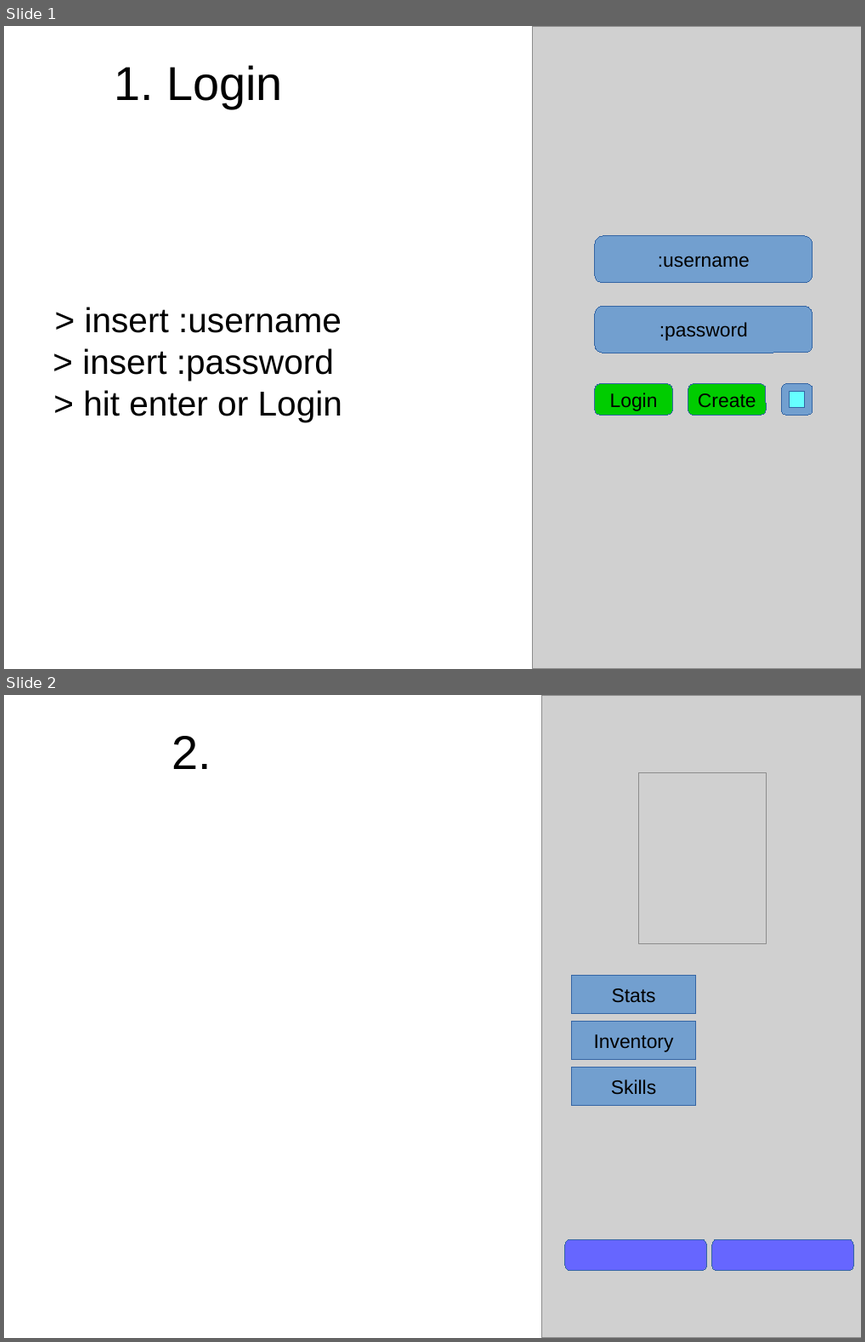
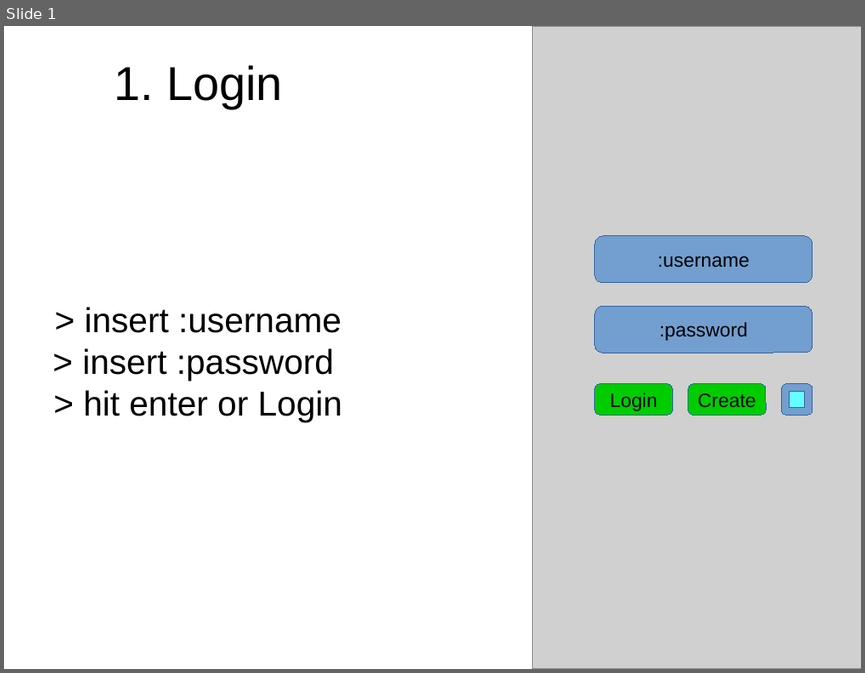
Before and after one commit to szEIgo/rotation, a slide deck: Docs/Rotation Perfekter.odp. Shown one above the other, each under a label of ours: slides 1 and 2 before the commit, slide 1 after it. The pictures are 865x1342 and 865x673 pixels, drawn with LibreOffice and Linux fonts; fonts in the diff are those of the drawing; grey boxes stand for pictures. Boxes give left, top, right and bottom in pixels: in the first picture for what was removed or moved away, otherwise in the second. Text is boxed around its words. In the diff, an @@ line names an element or a change of style, - is before the commit and + after.

```diff
--- a/Docs/Rotation Perfekter.odp
+++ b/Docs/Rotation Perfekter.odp
@@ slide 2 removed at (4, 695, 861, 1338), background #FFFFFF @@
@@ picture removed at (541, 695, 861, 1338) @@
@@ title removed at (171, 736, 211, 769) @@
-2.
@@ picture removed at (638, 772, 766, 944) @@
@@ rectangle removed at (572, 975, 696, 1014) @@
-Stats
@@ rectangle removed at (572, 1021, 696, 1060) @@
-Inventory
@@ rectangle removed at (572, 1066, 696, 1106) @@
-Skills
@@ rounded rectangle removed at (565, 1239, 707, 1270) @@
@@ rounded rectangle removed at (712, 1239, 854, 1270) @@
```
Also in this commit, not shown: 4 slides added, 2 other slides removed, 1 other file.
